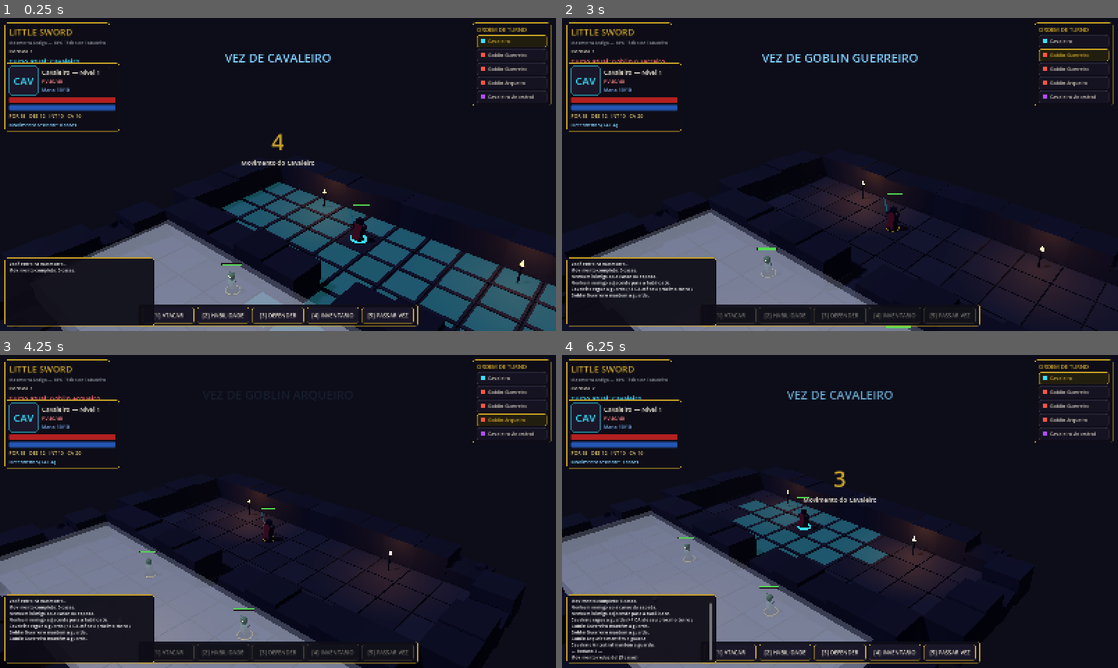
Above: before the commit, frames 1-4 (two rows, left to right).
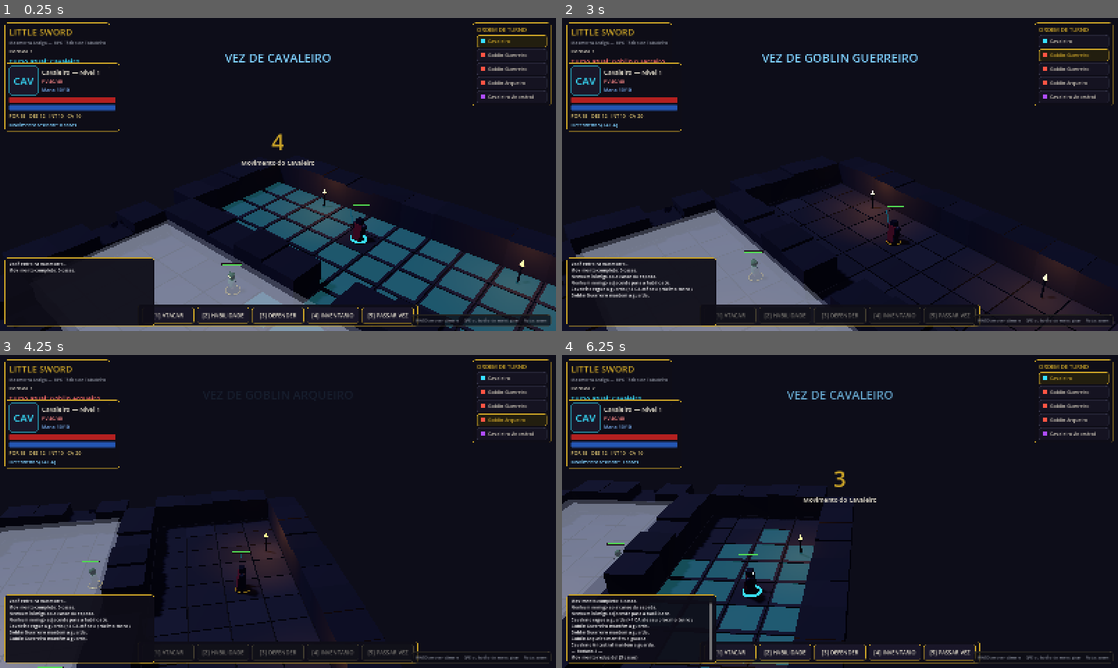
Above: after the commit, the same moments.

Repository: FalconiRod/Little-Sword
Game: Godot game, scene res://src/scenes/main.tscn
The game is run twice, just before and just after one commit, with the same random seed, the same clock (stepped at 60 frames per second) and the same inputs.
Inputs (mouse positions are in pixels of both pictures, inside the frame that each line leads up to):
- Up to frame 1 (0.25 s): no input
- Up to frame 2 (3 s): click "[1] ATACAR" at 0.5 s; click "[2] HABILIDADE" at 1.25 s; click "[3] DEFENDER" at 2 s; tap Enter at 2.75 s; move the mouse to (962, 158) at 2.77 s; hold D from 2.78 s (still down); hold Q from 2.78 s (still down); click (962, 158) at 2.92 s
- Up to frame 3 (4.25 s): tap E at 3.05 s; release D at 3.5 s; release Q at 3.5 s; drag from (166, 527) to (250, 574) at 3.52 s
- Up to frame 4 (6.25 s): move the mouse to (895, 442) at 4.27 s; hold D 4.28-5 s; hold Q 4.28-5 s; click (895, 442) at 4.42 s; tap E at 4.55 s; drag from (812, 574) to (673, 464) at 5.02 s; move the mouse to (1006, 558) at 5.77 s; hold A from 5.78 s (still down); hold E from 5.78 s (still down); tap 1 at 5.85 s; click (1006, 558) at 5.92 s

The runs differ from the first frame. In frame 1, 0.7% of the frame differs, in the area x 74-100%, y 94-99%; in frame 2, 6.5%; in frame 3, 14%; in frame 4, 18%, in the area x 0-100%, y 40-100%.

Commit message:
v0.1.3: camera orbital (Q/E + botao do meio) com pan relativo e hint no HUD

Diff:
--- a/src/core/camera_rig.gd
+++ b/src/core/camera_rig.gd
@@ -1,25 +1,42 @@
 class_name CameraRig
 extends Node3D
-## Câmera isométrica da mesa digital: ângulo fixo, pan por teclado,
-## zoom pelo scroll e tremida em impactos.
+## Câmera isométrica da mesa digital: pan relativo à direção de visão,
+## órbita livre ao redor do tabuleiro (Q/E ou botão do meio), zoom no scroll
+## e tremida em impactos.
 
 var cam: Camera3D
 var _base_offset := Vector3(9.0, 13.5, 9.0)
 var _zoom := 1.0
+var _zoom_target := 1.0
+var _yaw := 0.0
+var _yaw_target := 0.0
 var _shake := 0.0
+var _dragging := false
 var _bounds := Rect2(0, 0, 26, 30)
+var _auto_orbit := false
 
 func setup(bounds: Rect2) -> void:
 	_bounds = bounds
+	_auto_orbit = OS.get_cmdline_user_args().has("--orbit")
 	cam = Camera3D.new()
 	cam.fov = 40.0
 	add_child(cam)
-	cam.position = _base_offset
-	cam.look_at(Vector3.ZERO)
 	cam.current = true
+	_apply()
 
 func _process(delta: float) -> void:
+	if _auto_orbit:
+		_yaw_target += 0.5 * delta
+	var k_rot := 0.0
+	if Input.is_key_pressed(KEY_Q):
+		k_rot += 1.0
+	if Input.is_key_pressed(KEY_E):
+		k_rot -= 1.0
+	_yaw_target += k_rot * 1.8 * delta
+
 	var pan := Vector2.ZERO
+	var fwd := Vector3(sin(_yaw), 0, cos(_yaw))
+	var right := Vector3(cos(_yaw), 0, -sin(_yaw))
 	if Input.is_key_pressed(KEY_W) or Input.is_key_pressed(KEY_UP):
 		pan.y -= 1.0
 	if Input.is_key_pressed(KEY_S) or Input.is_key_pressed(KEY_DOWN):
@@ -29,8 +46,14 @@
 	if Input.is_key_pressed(KEY_D) or Input.is_key_pressed(KEY_RIGHT):
 		pan.x += 1.0
 	if pan != Vector2.ZERO:
-		position.x = clampf(position.x + pan.x * 10.0 * delta, _bounds.position.x - 4.0, _bounds.end.x + 4.0)
-		position.z = clampf(position.z + pan.y * 10.0 * delta, _bounds.position.y - 4.0, _bounds.end.y + 6.0)
+		var move := (right * pan.x + fwd * pan.y).normalized() * 10.0 * delta
+		position.x = clampf(position.x + move.x, _bounds.position.x - 4.0, _bounds.end.x + 4.0)
+		position.z = clampf(position.z + move.z, _bounds.position.y - 4.0, _bounds.end.y + 6.0)
+
+	_zoom = lerpf(_zoom, _zoom_target, minf(1.0, delta * 10.0))
+	_yaw = lerpf(_yaw, _yaw_target, minf(1.0, delta * 14.0))
+	_apply()
+
 	if _shake > 0.005:
 		cam.h_offset = randf_range(-1, 1) * _shake * 0.25
 		cam.v_offset = randf_range(-1, 1) * _shake * 0.25
@@ -39,17 +62,26 @@
 		cam.h_offset = 0.0
 		cam.v_offset = 0.0
 
+func _apply() -> void:
+	if cam == null:
+		return
+	var offset := (_base_offset * _zoom).rotated(Vector3.UP, _yaw)
+	cam.position = offset
+	cam.look_at(Vector3.ZERO)
+
 func _unhandled_input(event: InputEvent) -> void:
 	if event is InputEventMouseButton and event.pressed:
-		if event.button_index == MOUSE_BUTTON_WHEEL_UP:
-			_set_zoom(_zoom - 0.08)
-		elif event.button_index == MOUSE_BUTTON_WHEEL_DOWN:
-			_set_zoom(_zoom + 0.08)
-
-func _set_zoom(v: float) -> void:
-	_zoom = clampf(v, 0.65, 1.7)
-	var t := create_tween()
-	t.tween_property(cam, "position", _base_offset * _zoom, 0.12)
+		match event.button_index:
+			MOUSE_BUTTON_WHEEL_UP:
+				_zoom_target = clampf(_zoom_target - 0.08, 0.65, 1.7)
+			MOUSE_BUTTON_WHEEL_DOWN:
+				_zoom_target = clampf(_zoom_target + 0.08, 0.65, 1.7)
+			MOUSE_BUTTON_MIDDLE:
+				_dragging = true
+	elif event is InputEventMouseButton and not event.pressed and event.button_index == MOUSE_BUTTON_MIDDLE:
+		_dragging = false
+	elif event is InputEventMouseMotion and _dragging:
+		_yaw_target += event.relative.x * 0.008
 
 func shake(strength: float) -> void:
 	_shake = maxf(_shake, strength)
--- a/src/ui/hud.gd
+++ b/src/ui/hud.gd
@@ -50,6 +50,7 @@
 	_build_boss_bar()
 	_build_inventory()
 	_build_game_over()
+	_build_hints()
 	EventBus.log_msg.connect(_on_log)
 	EventBus.dice_rolled.connect(_on_dice)
 	EventBus.turn_started.connect(_on_turn_started)
@@ -297,6 +298,19 @@
 	boss_panel.add_child(v)
 	boss_lbl = _label("CAVALEIRO ANCESTRAL", 17, "d9a8ff", v)
 	boss_bar = _bar(v, "7a1699")
+
+func _build_hints() -> void:
+	var p := PanelContainer.new()
+	p.add_theme_stylebox_override("panel", _sb(Color(0.05, 0.05, 0.08, 0.75), Color(0.25, 0.23, 0.18), 1))
+	p.set_anchors_and_offsets_preset(Control.PRESET_BOTTOM_RIGHT)
+	p.grow_horizontal = Control.GROW_DIRECTION_BEGIN
+	p.grow_vertical = Control.GROW_DIRECTION_BEGIN
+	p.offset_right = -14
+	p.offset_bottom = -14
+	p.mouse_filter = Control.MOUSE_FILTER_IGNORE
+	add_child(p)
+	var l := _label("WASD: mover câmera    Q/E ou botão do meio: girar    Roda: zoom", 12, "8a8f9c", p)
+	l.mouse_filter = Control.MOUSE_FILTER_IGNORE
 
 func _build_inventory() -> void:
 	inv_panel = PanelContainer.new()
Not shown, changed: docs/CHANGELOG.md
Not shown, changed: docs/FEATURES.md
